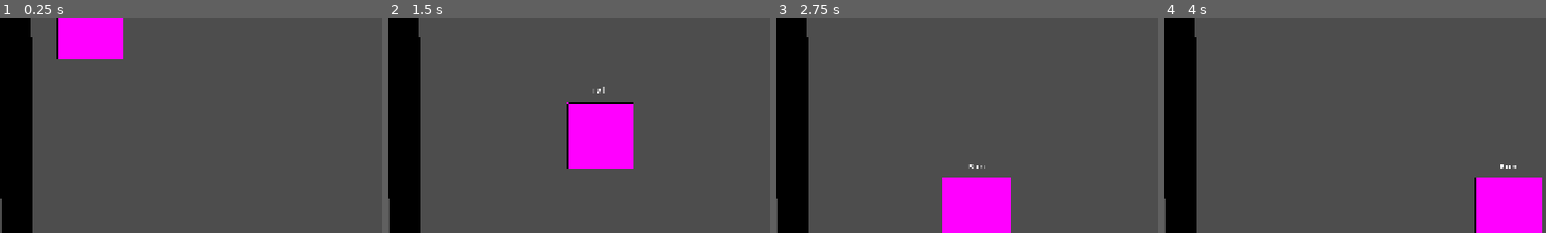
Above: before the commit, frames 1-4 (left to right).
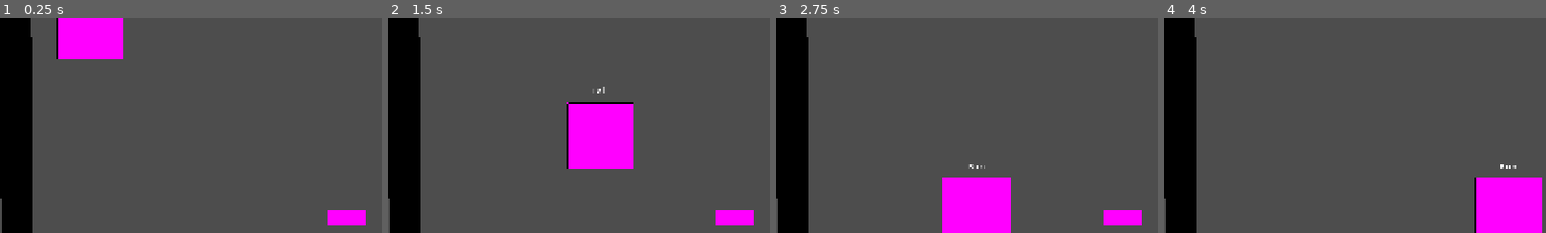
Above: after the commit, the same moments.

Repository: wjriordan3/Metroidvania32
Game: Godot game, scene res://Playground.tscn
The game is run twice, just before and just after one commit, with the same random seed, the same clock (stepped at 60 frames per second) and the same inputs.
Inputs:
- Up to frame 1 (0.25 s): no input
- Up to frame 2 (1.5 s): hold D (right) from 0.53 s (still down); tap Space (jump) at 0.77 s
- Up to frame 3 (2.75 s): tap Space (jump) at 1.52 s; release D (right) at 2.03 s; hold A (left) from 2.03 s (still down)
- Up to frame 4 (4 s): release A (left) at 2.78 s; hold D (right) from 2.78 s (still down); tap Space (jump) at 3.02, 3.77 s
The pictures show only the part of the screen within x 0-50%, y 40-90%; the shares and areas given below are measured in that part.

The runs differ from the first frame. In frame 1, 0.7% of the frame differs, in the area x 85-96%, y 89-97%; in frame 2, 0.7%; in frame 3, 0.7%; in frame 4, nothing differs.

Commit message:
Placeholder item node TODO

Diff:
--- a/Metroidvania32/Playground.tscn
+++ b/Metroidvania32/Playground.tscn
@@ -1,6 +1,7 @@
 [gd_scene format=3 uid="uid://ce67udljbkcfy"]
 
 [ext_resource type="PackedScene" uid="uid://ddabc1fjxyc28" path="res://player/player.tscn" id="1_80c3a"]
+[ext_resource type="PackedScene" uid="uid://dpxme8xin1hhh" path="res://item.tscn" id="2_1cwr0"]
 [ext_resource type="PackedScene" uid="uid://bxwg8rgoko70m" path="res://inventory.tscn" id="2_d17em"]
 
 [sub_resource type="Gradient" id="Gradient_3invt"]
@@ -69,4 +70,8 @@
 [node name="Player" parent="." unique_id=1485163958 instance=ExtResource("1_80c3a")]
 position = Vector2(170, 302)
 
+[node name="Item" parent="." unique_id=1173138469 instance=ExtResource("2_1cwr0")]
+position = Vector2(653, 699)
+scale = Vector2(69.32001, 27.839998)
+
 [node name="Inventory" parent="." unique_id=2056972072 instance=ExtResource("2_d17em")]
--- /dev/null
+++ b/Metroidvania32/item.tscn
@@ -0,0 +1,19 @@
+[gd_scene format=3 uid="uid://dpxme8xin1hhh"]
+
+[ext_resource type="Script" uid="uid://b8imbqdftig4m" path="res://sprite_2d.gd" id="1_tnite"]
+
+[sub_resource type="PlaceholderTexture2D" id="PlaceholderTexture2D_ttk8k"]
+
+[sub_resource type="RectangleShape2D" id="RectangleShape2D_kg5e7"]
+
+[node name="Item" type="Sprite2D" unique_id=1173138469]
+scale = Vector2(3.3200018, 1)
+texture = SubResource("PlaceholderTexture2D_ttk8k")
+script = ExtResource("1_tnite")
+
+[node name="Area2D" type="Area2D" parent="." unique_id=931531325]
+scale = Vector2(1.0158458, 1.098337)
+
+[node name="CollisionShape2D" type="CollisionShape2D" parent="Area2D" unique_id=1112131734]
+scale = Vector2(-0.049741317, 0.04516303)
+shape = SubResource("RectangleShape2D_kg5e7")
--- /dev/null
+++ b/Metroidvania32/sprite_2d.gd
@@ -0,0 +1,11 @@
+extends Sprite2D
+
+
+# Called when the node enters the scene tree for the first time.
+func _ready() -> void:
+	pass # Replace with function body.
+
+
+# Called every frame. 'delta' is the elapsed time since the previous frame.
+func _process(delta: float) -> void:
+	pass
Not shown, added: Metroidvania32/sprite_2d.gd.uid
